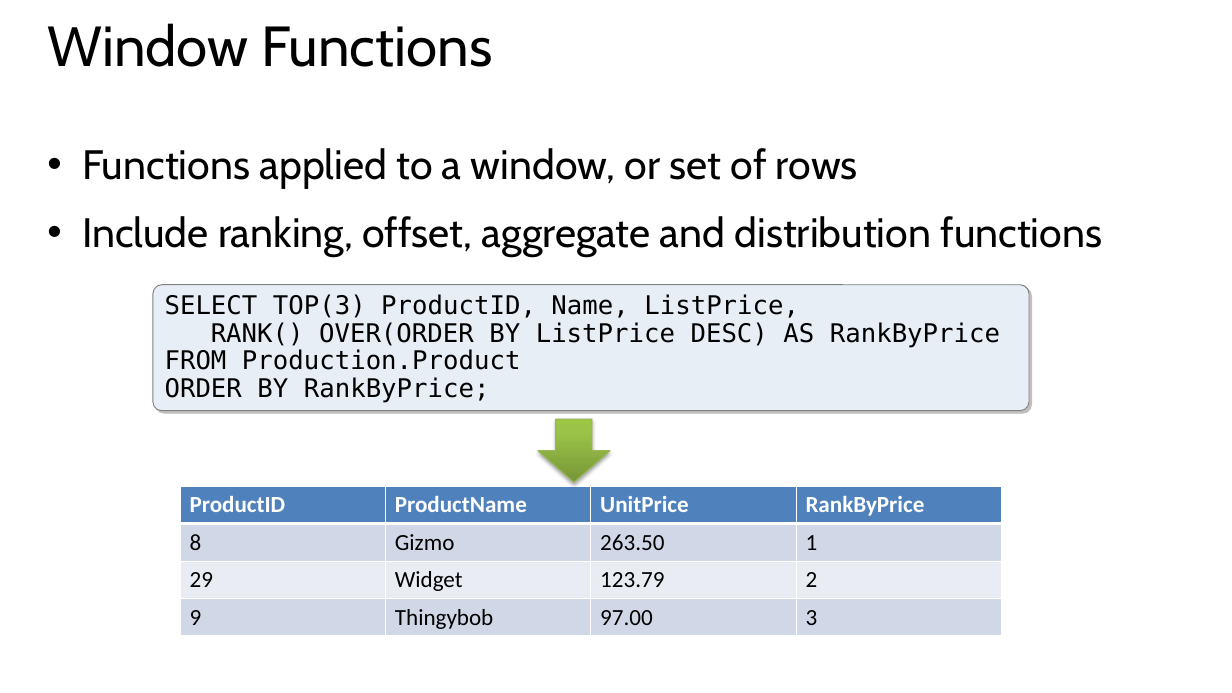
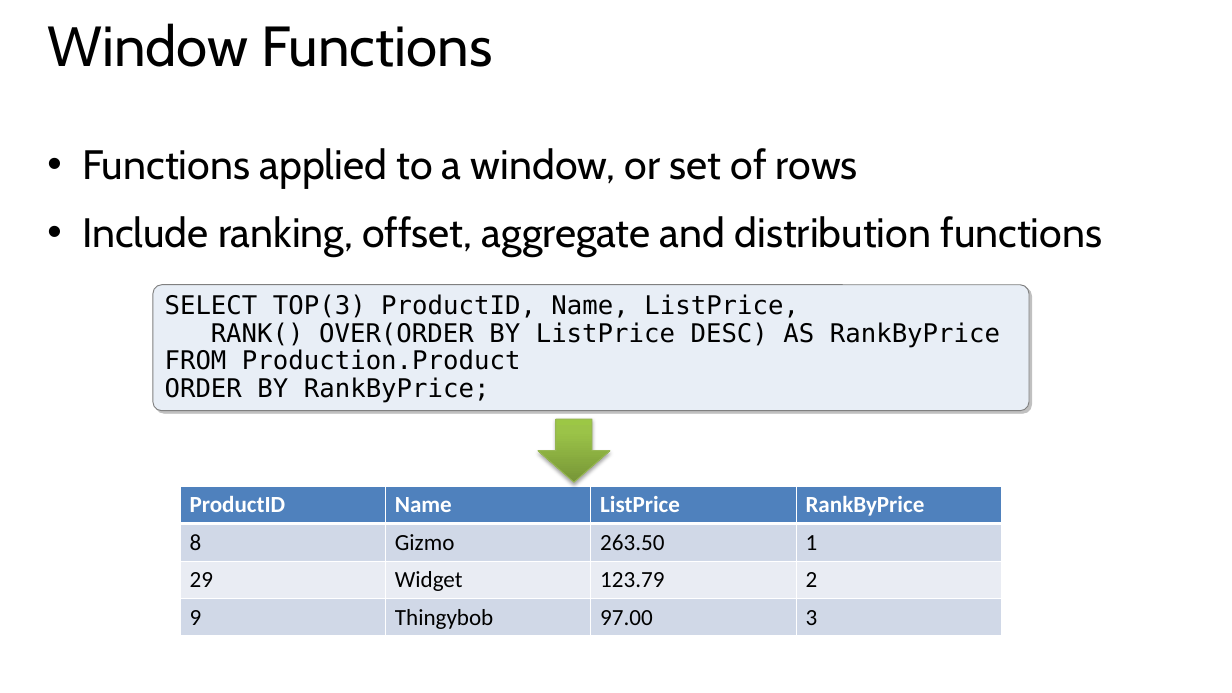
Before and after one commit to nf15/QueryingT-SQL, a slide deck: slide 8 of Slides/Querying_with_T-SQL_-_05.pptx. Drawn at 1232x693 pixels with LibreOffice and Linux fonts; fonts in the diff are those of the drawing. Boxes give left, top, right and bottom in pixels: in the first picture for what was removed or moved away, otherwise in the second. Text is boxed around its words. In the diff, an @@ line names an element or a change of style, - is before the commit and + after.

```diff
--- a/Slides/Querying_with_T-SQL_-_05.pptx
+++ b/Slides/Querying_with_T-SQL_-_05.pptx
@@ table at [180,486,1001,636] @@
-row 1, column 2: ProductName
+row 1, column 2: Name
-row 1, column 3: UnitPrice
+row 1, column 3: ListPrice
```
Also in this commit, not shown: 1 other file.
